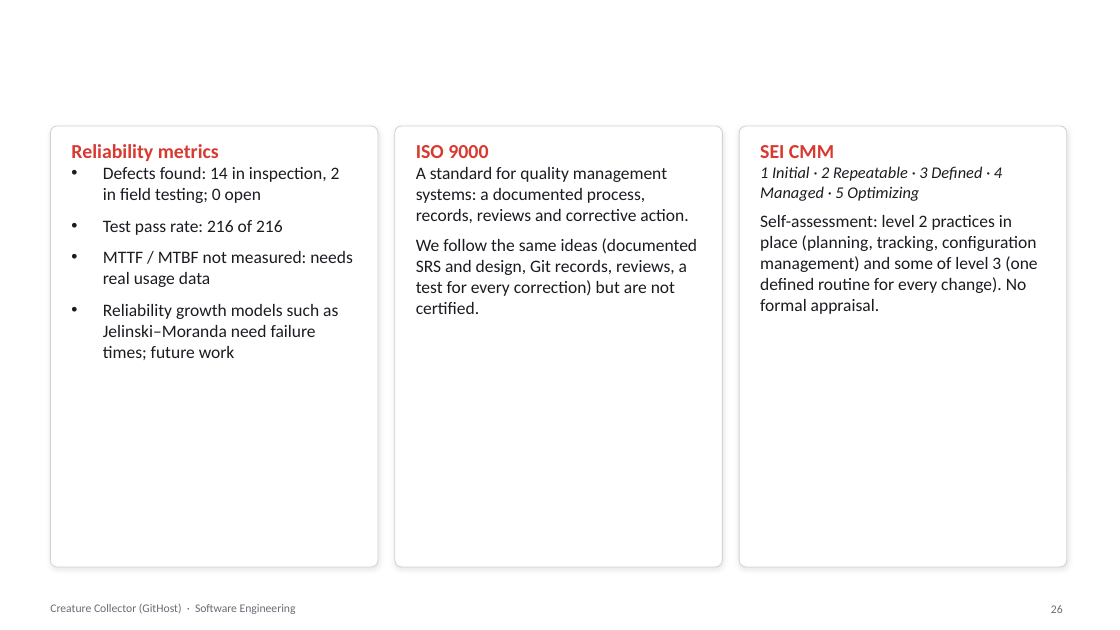
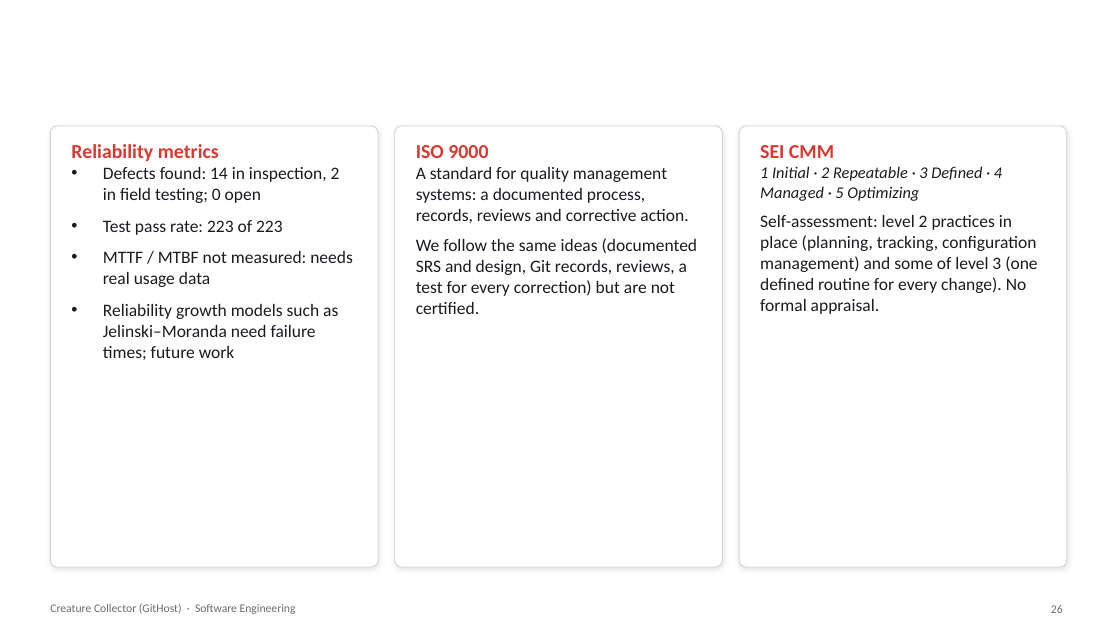
Before and after one commit to psdoom14/creature-collector, a slide deck: slide 26 of docs/se/CreatureCollector-SE.pptx. Drawn at 1120x630 pixels with LibreOffice and Linux fonts; fonts in the diff are those of the drawing; background and template pictures are left out. Boxes give left, top, right and bottom in pixels: in the first picture for what was removed or moved away, otherwise in the second. Text is boxed around its words. In the diff, an @@ line names an element or a change of style, - is before the commit and + after.

```diff
--- a/docs/se/CreatureCollector-SE.pptx
+++ b/docs/se/CreatureCollector-SE.pptx
@@ text at (x1=103, y1=220, x2=283, y2=235): text changed @@
-• Test pass rate: 216 of 216
+• Test pass rate: 223 of 223
```
Also in this commit, not shown: 3 other slides changed, 3 other files.
